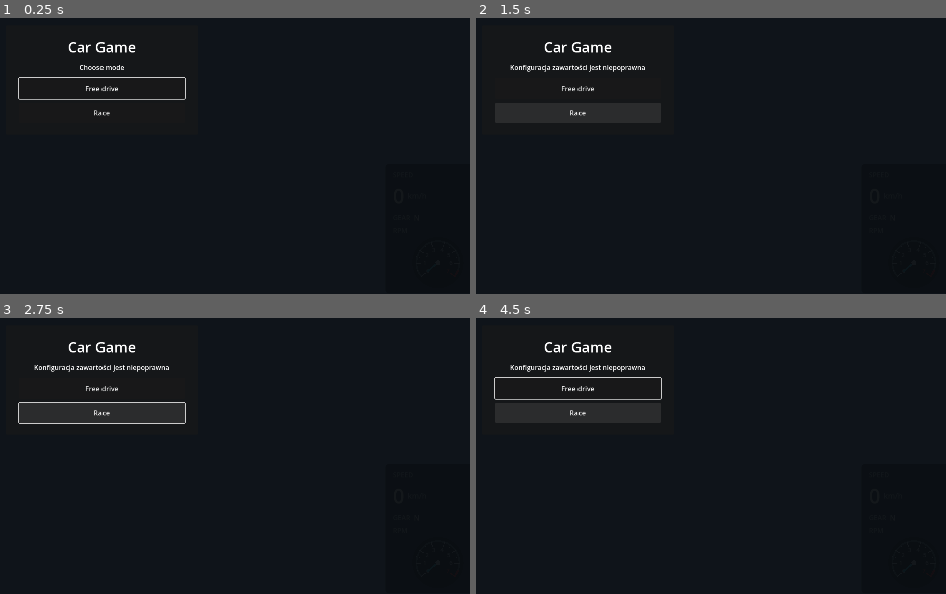
Above: before the commit, frames 1-4 (two rows, left to right).
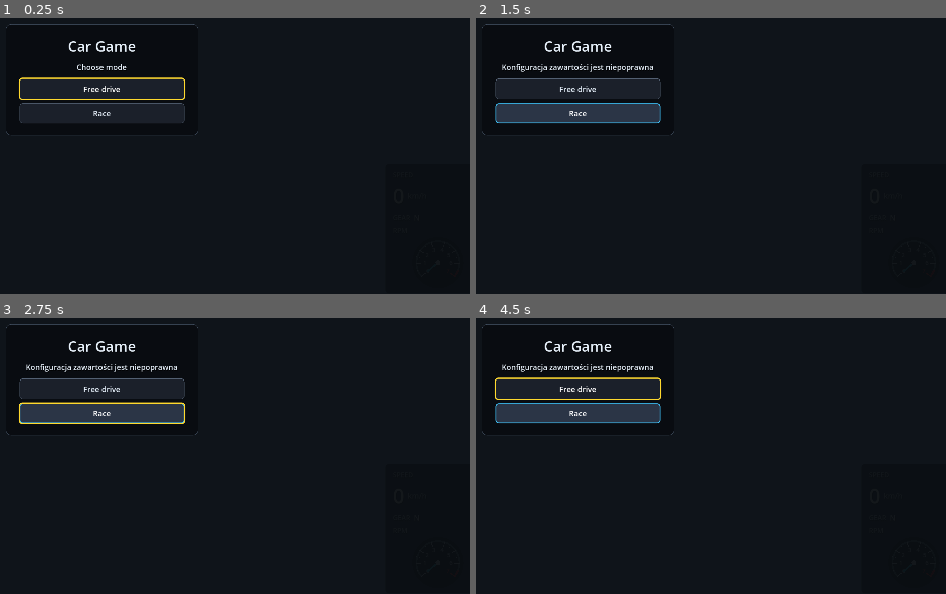
Above: after the commit, the same moments.

Repository: Dziuras98/car-game
Game: Godot game, scene res://scenes/startup.tscn
Same seed, same stepped clock (60 frames per second), same inputs: the game is played once before the commit and once after it.
Inputs:
- Up to frame 1 (0.25 s): no input
- Up to frame 2 (1.5 s): click "Free drive" at 0.5 s; click "Race" at 1.25 s
- Up to frame 3 (2.75 s): tap Enter at 2 s; hold Right (steer-right) from 2.03 s (still down); hold C (camera-back) from 2.03 s (still down)
- Up to frame 4 (4.5 s): tap R (reset-car) at 2.75, 3.5, 4.25 s; release Right (steer-right) at 2.78 s; release C (camera-back) at 2.78 s; hold Down (brake) 2.78-3.53 s; tap T (switch-car) at 2.85, 4.35 s; hold Right (steer-right) 3.53-4.28 s; hold C (camera-back) 3.53-4.28 s; hold Up (accelerate) from 4.28 s (still down)

The runs differ from the first frame. In frame 1, 1.3% of the frame differs, in the area x 1-43%, y 2-43%; in frame 2, 3.6%; in frame 3, 3.9%; in frame 4, 3.9%.

Commit message:
Apply the shared UI theme globally

Diff:
--- a/project.godot
+++ b/project.godot
@@ -21,6 +21,10 @@
 window/size/viewport_height=1080
 window/stretch/mode="viewport"
 window/stretch/aspect="expand"
+
+[gui]
+
+theme/custom="res://resources/ui/default_theme.tres"
 
 [input]
 
